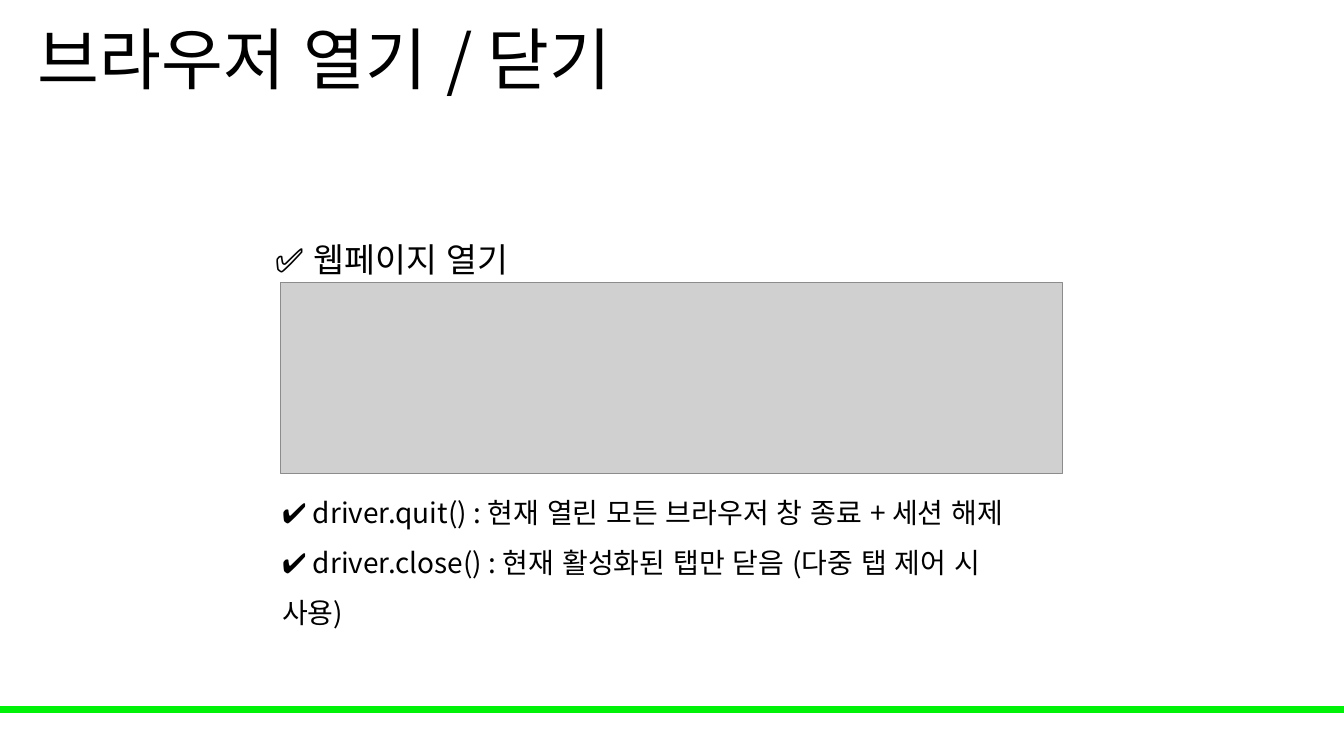
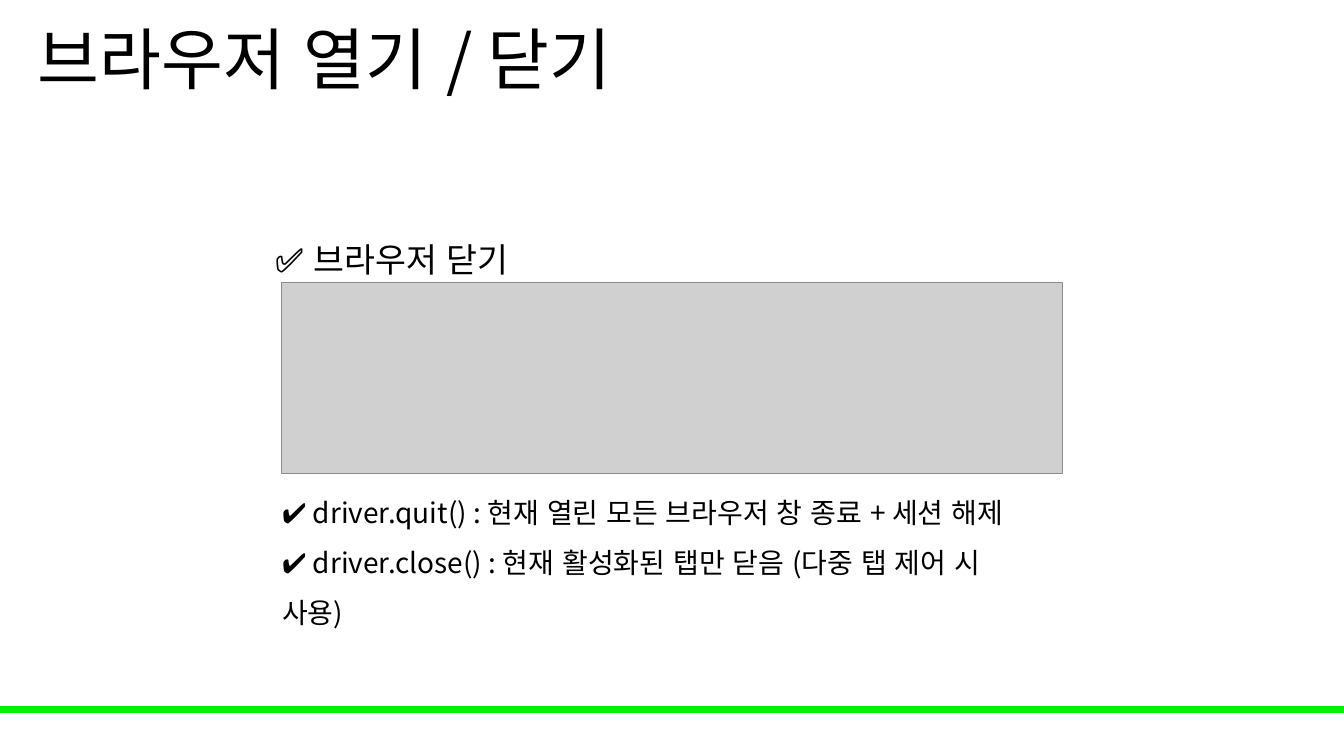
Before and after one commit to Leader-Lesson/KDT_RE_5th, a slide deck: slide 14 of material/3_데이터분석/10_웹자동화_selenium.pptx (slide 15 before the commit). Drawn at 1344x756 pixels with LibreOffice and Linux fonts; fonts in the diff are those of the drawing; grey boxes stand for pictures; background and template pictures are left out. Boxes give left, top, right and bottom in pixels: in the first picture for what was removed or moved away, otherwise in the second. Text is boxed around its words. In the diff, an @@ line names an element or a change of style, - is before the commit and + after.

```diff
--- a/material/3_데이터분석/10_웹자동화_selenium.pptx
+++ b/material/3_데이터분석/10_웹자동화_selenium.pptx
@@ text at (314,244,509,275): text changed @@
-✅ 웹페이지 열기
+✅ 브라우저 닫기
```
Also in this commit, not shown: 2 other slides changed, 1 other file.
